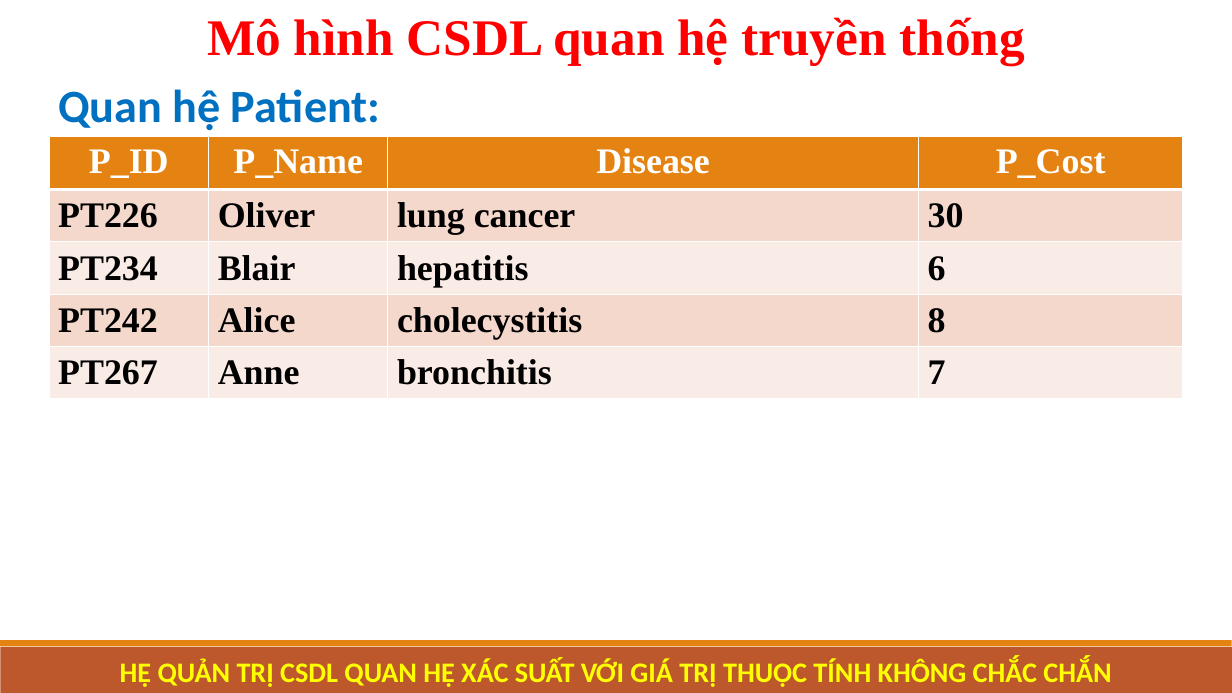
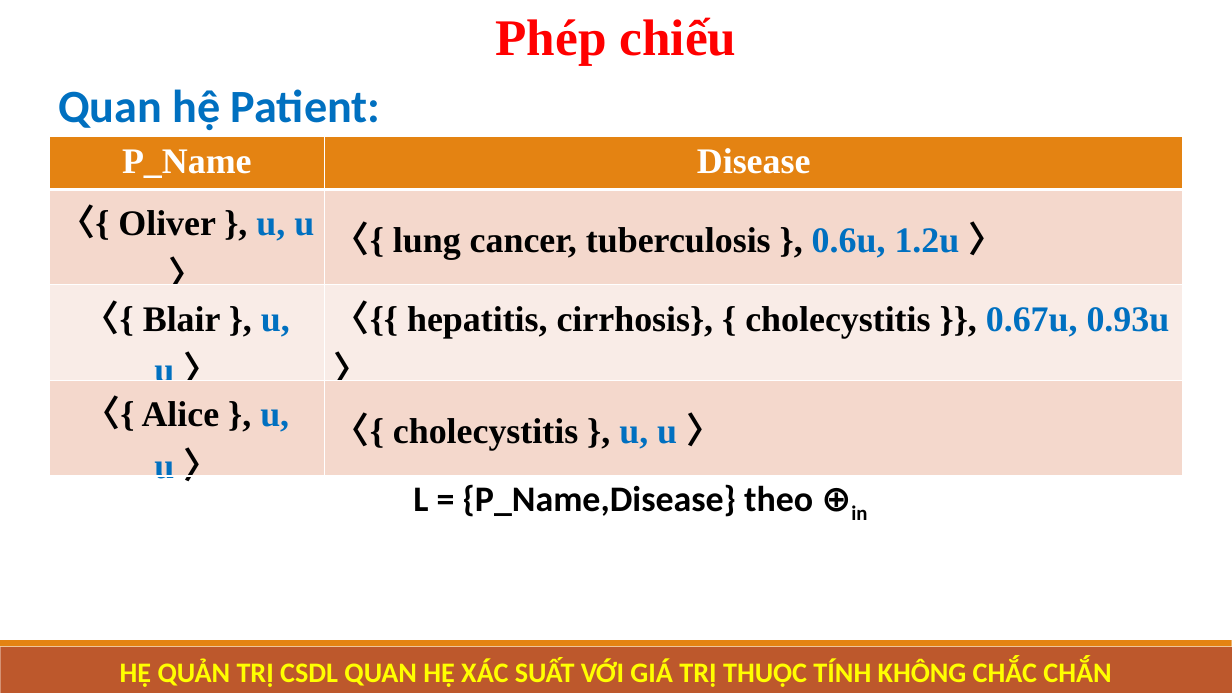
Before and after one commit to Nguyen-Dinh-Sang/PRDB_SQLine, a slide deck: slide 20 of Document/KLTN_Sang_Hai.pptx (slide 6 before the commit). Drawn at 1232x693 pixels with LibreOffice and Linux fonts; fonts in the diff are those of the drawing. Boxes give left, top, right and bottom in pixels: in the first picture for what was removed or moved away, otherwise in the second. Text is boxed around its words. In the diff, an @@ line names an element or a change of style, - is before the commit and + after.

```diff
--- a/Document/KLTN_Sang_Hai.pptx
+++ b/Document/KLTN_Sang_Hai.pptx
@@ text at (496, 17, 737, 66): text changed @@
-Mô hình CSDL quan hệ truyền thống
+Phép chiếu
@@ table at (49, 137, 1183, 492) @@
-P_ID | P_Name | Disease | P_Cost
-PT226 | Oliver | lung cancer | 30
-PT234 | Blair | hepatitis | 6
-PT242 | Alice | cholecystitis | 8
-PT267 | Anne | bronchitis | 7
+P_Name | Disease
+〈{ Oliver }, u, u 〉 | 〈{ lung cancer, tuberculosis }, 0.6u, 1.2u 〉
+〈{ Blair }, u, u 〉 | 〈{{ hepatitis, cirrhosis}, { cholecystitis }}, 0.67u, 0.93u 〉
+〈{ Alice }, u, u 〉 | 〈{ cholecystitis }, u, u 〉
@@ text added at (413, 484, 867, 520), 28 pt, text #000000, bold @@
+L = {P_Name,Disease} theo ⊕in
```
Also in this commit, not shown: 10 other slides changed, 3 slides added, 2 slides removed, 2 other files.
